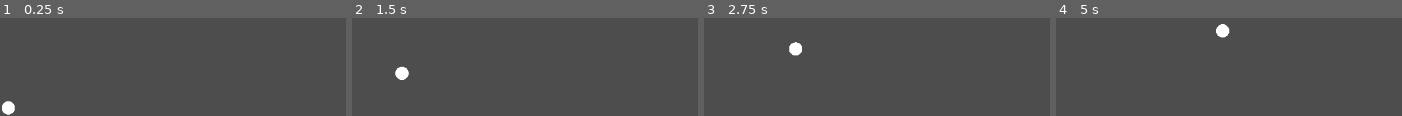
Above: before the commit, frames 1-4 (left to right).
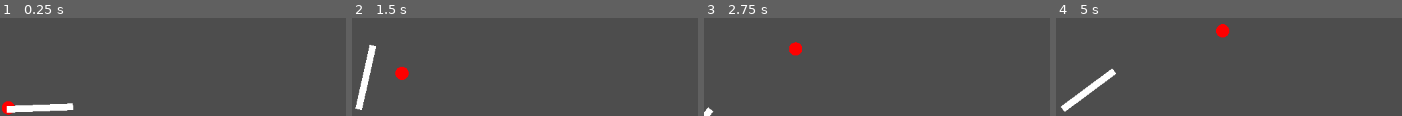
Above: after the commit, the same moments.

Repository: leeminxji/fortress
Game: Godot game, scene res://Main.tscn
The game is run twice, just before and just after one commit, with the same random seed, the same clock (stepped at 60 frames per second) and the same inputs.
Inputs:
- Up to frame 1 (0.25 s): no input
- Up to frame 2 (1.5 s): no input
- Up to frame 3 (2.75 s): no input
- Up to frame 4 (5 s): no input

The runs differ from the first frame. In frame 1, 1.6% of the frame differs, in the area x 0-22%, y 84-99%; in frame 2, 1.9%, in the area x 0-17%, y 27-94%; in frame 3, 0.6%; in frame 4, 1.9%.

Commit message:
Add cannon

Diff:
--- a/Ball.gd
+++ b/Ball.gd
@@ -2,6 +2,8 @@
 
 # Constant
 const GRAVITY = Vector2(0, -9.8)
+const RADIUS = 10
+const COLOR = Color(1.0, 0.0, 0.0)
 
 # Variables
 var position = Vector2(0.0, 0.0)
--- /dev/null
+++ b/Cannon.gd
@@ -0,0 +1,14 @@
+class_name Cannon
+
+# Constant
+const dTheta = PI / 180.0
+
+const pointA = Vector2(10, 10)
+# Variable
+var pointB = Vector2(110, 10)
+var theta = 0
+
+
+func Aim(dt: float):
+	theta += dTheta * dt
+	pointB = pointB.rotated(theta)
--- a/Game.gd
+++ b/Game.gd
@@ -5,7 +5,7 @@
 var isEnd: bool = false
 
 var ball: Ball
-
+var cannon: Cannon
 
 func SetEnd(flag: bool):
 	isEnd = flag
@@ -17,6 +17,7 @@
 
 func Enter():
 	ball = Ball.new(SetEnd)
+	cannon = Cannon.new()
 
 
 func Exit():
@@ -30,6 +31,7 @@
 func Step(fdt: float):
 	stepCnt += 1
 	ball.Throw(fdt)
+	cannon.Aim(fdt)
 	#
 	Log()
 
--- a/Renderer.gd
+++ b/Renderer.gd
@@ -1,17 +1,19 @@
 class_name Renderer
 extends Node
+
+# System
+var HEIGHT = ProjectSettings.get("display/window/size/viewport_height")
 
 # Game
 var game: Game
 
 # Node
-var ballArea2D
+## Ball
+var ballArea2D # root
 var ballCollisionShape2D
 var ballPolygon2D
-
-# Constant
-const radius: int = 10
-const color = Color(1.0, 0.0, 0.0)
+## Cannon
+var cannonLine2D
 
 
 func _init(_game: Game):
@@ -19,7 +21,7 @@
 
 
 func _enter_tree():
-	AttachNodes(game)
+	AttachNodes()
 
 
 func _ready():
@@ -36,10 +38,15 @@
 
 func _exit_tree():
 	ballArea2D.queue_free()
+	cannonLine2D.queue_free()
 
 
-func AttachNodes(game):
-	# ball
+func AttachNodes():
+	AttachBall()
+	AttachCannon()
+
+
+func AttachBall():
 	ballArea2D = Area2D.new()
 	ballArea2D.name = "ballArea2D"
 	ballCollisionShape2D = CollisionShape2D.new()
@@ -47,32 +54,42 @@
 	ballArea2D.add_child(ballCollisionShape2D)
 	ballPolygon2D = Polygon2D.new()
 	ballPolygon2D.name = "ballPolygon2D"
-	ballPolygon2D.polygon = GetCirclePoly(radius, color)
+	ballPolygon2D.polygon = GetCirclePoly(game.ball.RADIUS)
+	ballPolygon2D.color = game.ball.COLOR
 	ballArea2D.add_child(ballPolygon2D)
 	ballArea2D.position = ConvertVector(game.ball.position)
 	add_child(ballArea2D)
 
 
+func AttachCannon():
+	cannonLine2D = Line2D.new()
+	cannonLine2D.name = "cannonLine2D"
+	cannonLine2D.add_point(ConvertVector(game.cannon.pointA))
+	cannonLine2D.add_point(ConvertVector(game.cannon.pointB))
+	add_child(cannonLine2D)
+
+
 func UpdateNodes():
-	# ball
+	# Ball
 	ballArea2D.position = ConvertVector(game.ball.position)
+	# Cannon
+	cannonLine2D.set_point_position(1, ConvertVector(game.cannon.pointB))
+
 
 
 func ConvertVector(vector: Vector2) -> Vector2:
-	var height = ProjectSettings.get("display/window/size/viewport_height")
 	var vector2 = Vector2()
 	vector2.x = vector.x
-	vector2.y = height-vector.y
+	vector2.y = HEIGHT - vector.y
 	return vector2
 
 
 # https://docs.godotengine.org/en/stable/tutorials/2d/custom_drawing_in_2d.html#arc-polygon-function
-func GetCirclePoly(radius, color):
+func GetCirclePoly(radius):
 	var center = Vector2()
 	var nb_points = 32
 	var points_arc = PackedVector2Array()
 	points_arc.push_back(center)
-	var colors = PackedColorArray([color])
 
 	for i in range(nb_points + 1):
 		var angle_point = deg_to_rad(i * 360 / nb_points - 90)
